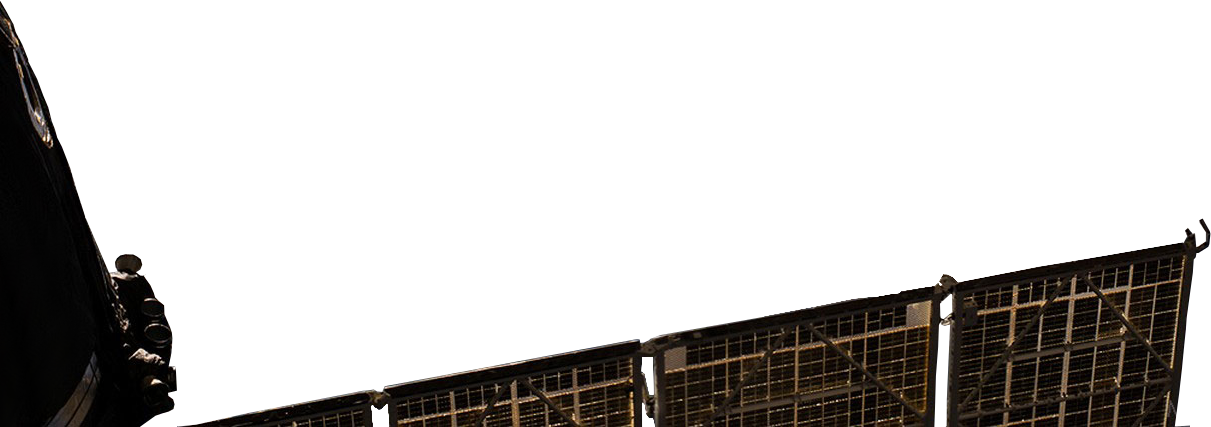
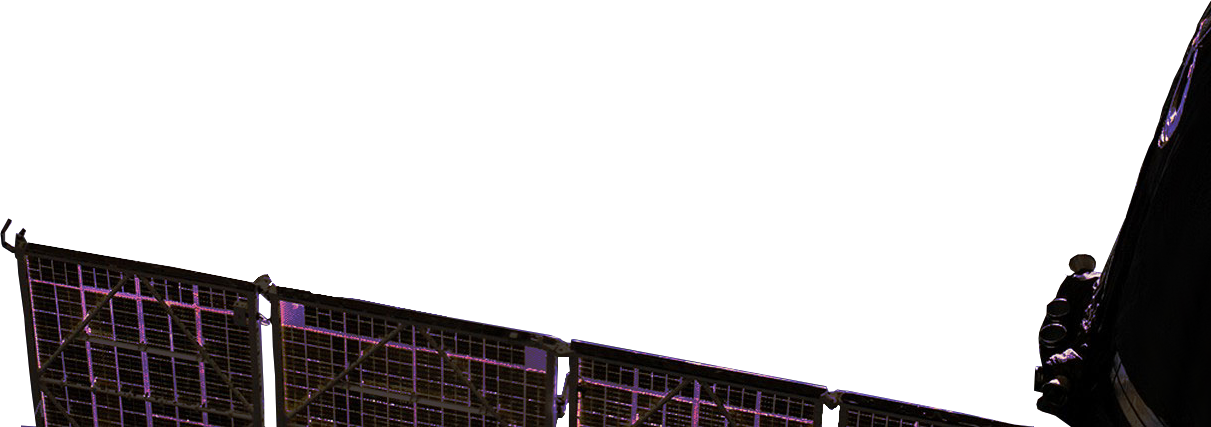
Two versions of the same layered image (1211 x 427). Layer-by-layer changes:
added layer "Копия station.jpg #1" (40%) above "station.jpg" over box(0, 1, 1211, 427)
painted on "station.jpg" over box(0, 1, 1211, 427)
